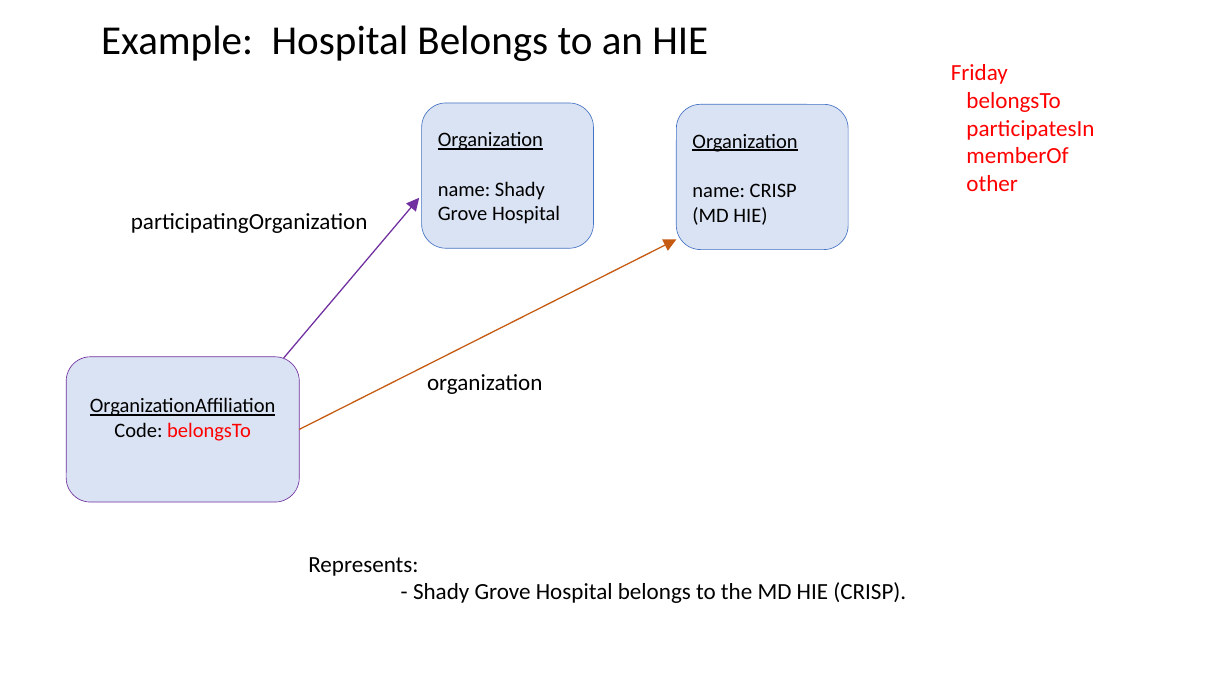
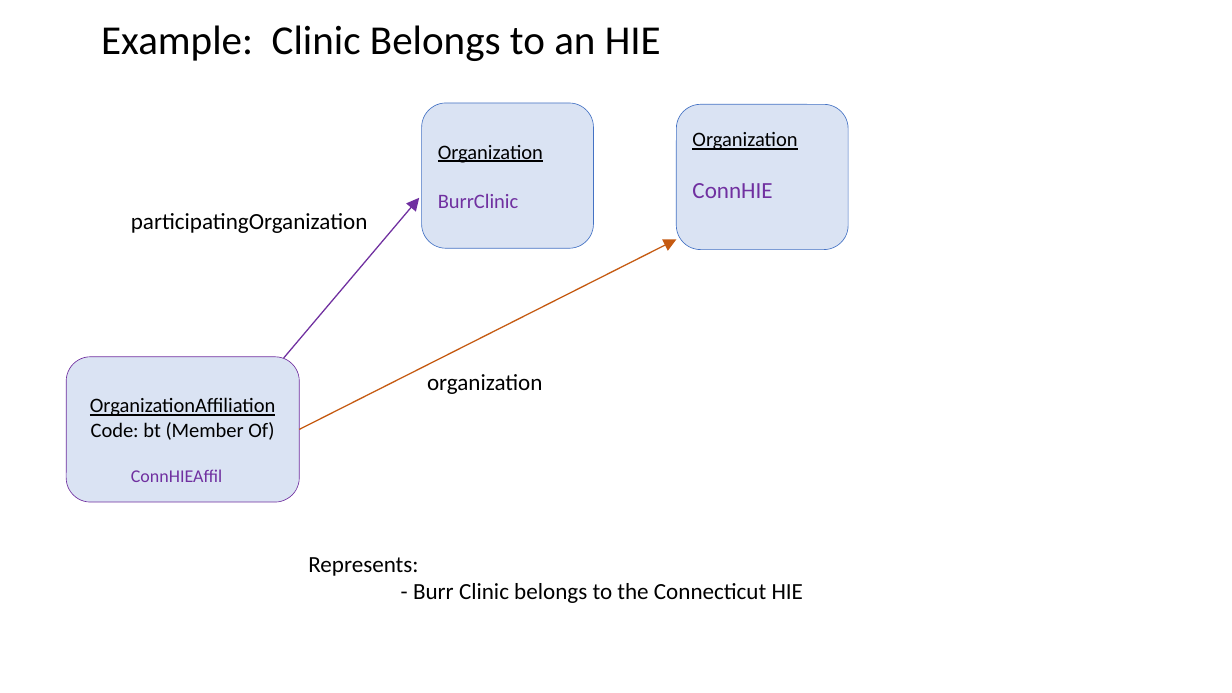
Before and after one commit to HL7/davinci-pdex-plan-net, a slide deck: slide 6 of fsh/ig-data/input/images/patterns.pptx (slide 5 before the commit). Drawn at 1232x693 pixels with LibreOffice and Linux fonts; fonts in the diff are those of the drawing. Boxes give left, top, right and bottom in pixels: in the first picture for what was removed or moved away, otherwise in the second. Text is boxed around its words. In the diff, an @@ line names an element or a change of style, - is before the commit and + after.

Commit message:
changed the names of the instances and aligned the pattern.pptx with the examples

```diff
--- a/fsh/ig-data/input/images/patterns.pptx
+++ b/fsh/ig-data/input/images/patterns.pptx
@@ title at [101, 25, 661, 61]: text changed @@
-Example: Hospital Belongs to an HIE
+Example: Clinic Belongs to an HIE
@@ text removed at [951, 64, 1094, 191] @@
-Friday
-belongsTo
-participatesIn
-memberOf
-other
@@ text in rounded rectangle at [438, 145, 543, 208]: text changed @@
-Organization
-name: Shady Grove Hospital
+Organization
+BurrClinic
@@ text in rounded rectangle at [692, 132, 797, 198]: text changed @@
-Organization
-name: CRISP (MD HIE)
+Organization
+ConnHIE
@@ text in rounded rectangle at [91, 422, 274, 440]: text changed; text colour #FF0000 to #000000 @@
-Code: belongsTo
+Code: bt (Member Of)
@@ text added at [131, 469, 222, 482], 14 pt, text #7030A0 @@
+ConnHIEAffil
@@ text at [413, 583, 803, 603]: text changed @@
-- Shady Grove Hospital belongs to the MD HIE (CRISP).
+- Burr Clinic belongs to the Connecticut HIE
```
Also in this commit, not shown: 13 other slides changed, 1 slide added, 7 other files.
